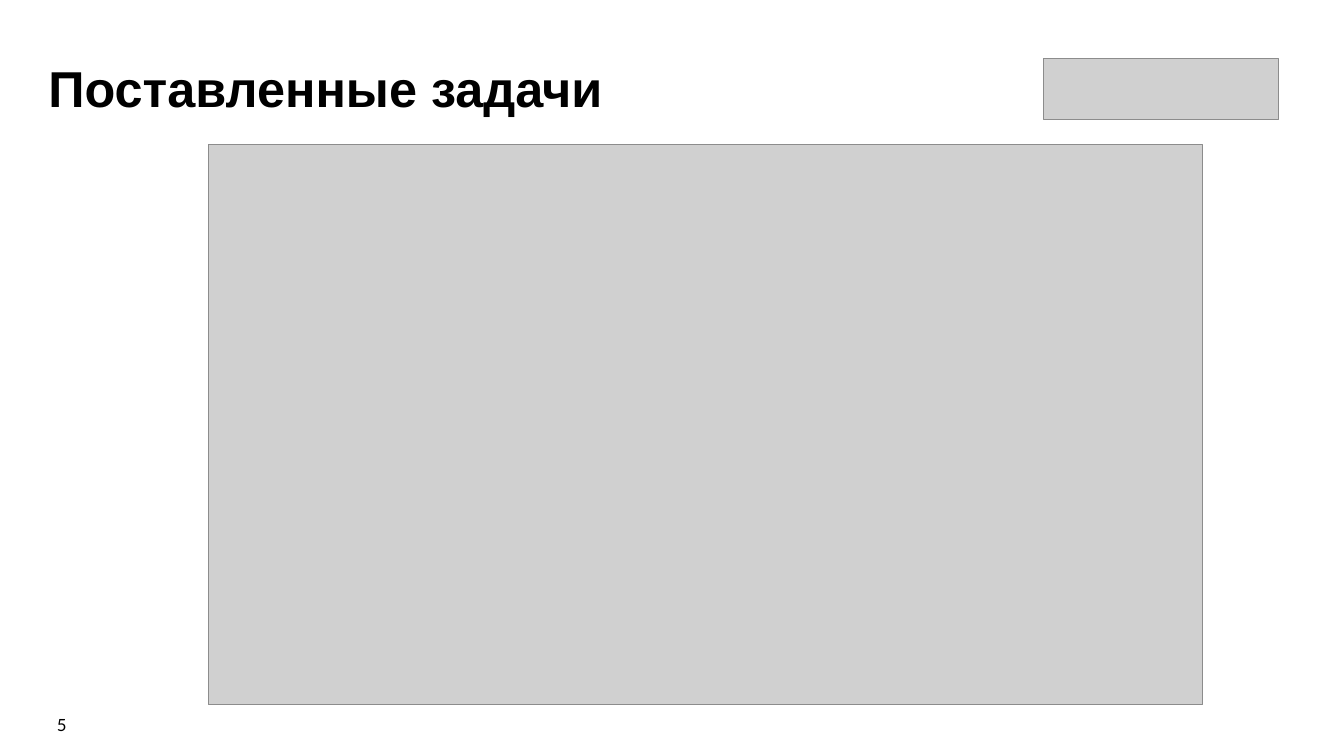
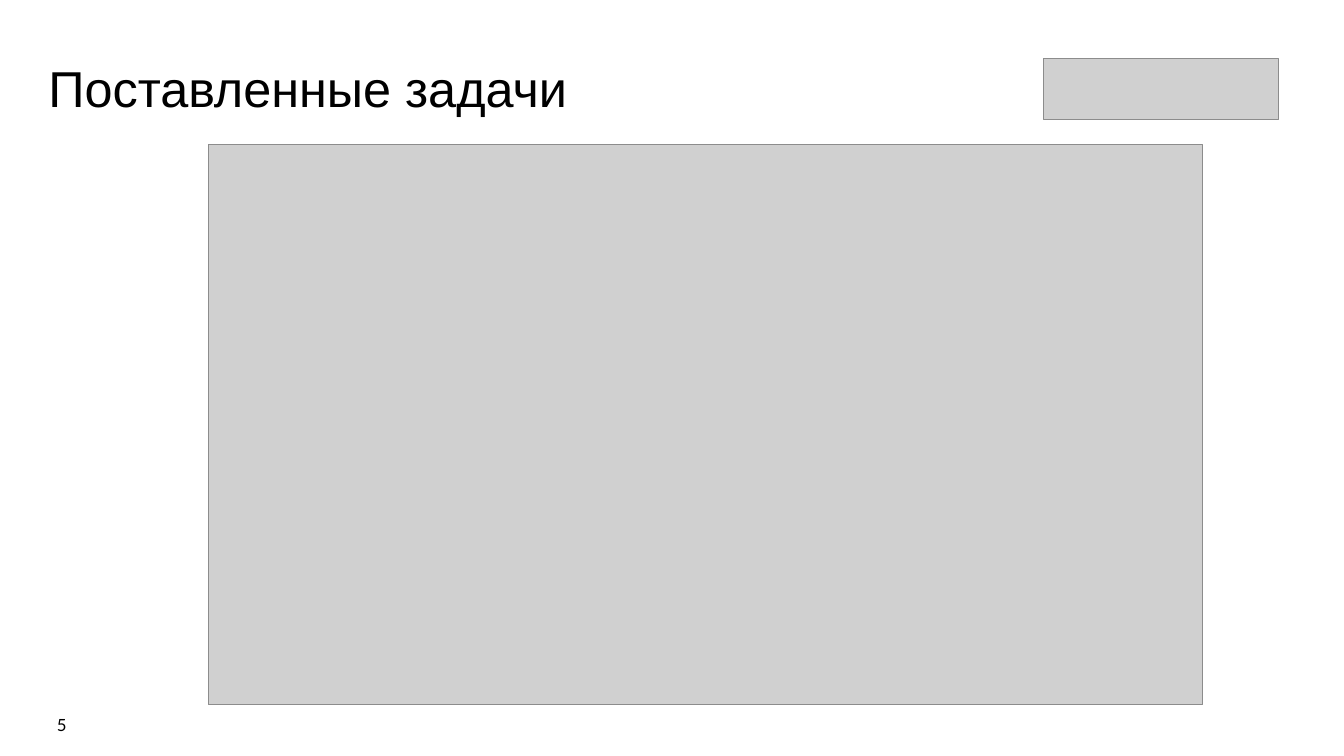
Before and after one commit to Olmeor/Data-engineer_Rostelecom_programming_school, a slide deck: slide 5 of Сertification/presentation.pptx. Drawn at 1344x756 pixels with LibreOffice and Linux fonts; fonts in the diff are those of the drawing; grey boxes stand for pictures. Boxes give left, top, right and bottom in pixels: in the first picture for what was removed or moved away, otherwise in the second. Text is boxed around its words. In the diff, an @@ line names an element or a change of style, - is before the commit and + after.

```diff
--- a/Сertification/presentation.pptx
+++ b/Сertification/presentation.pptx
@@ text "Поставленные задачи" at (48, 72, 567, 117): bold off @@
```
Also in this commit, not shown: 7 other slides changed, 1 other file.
